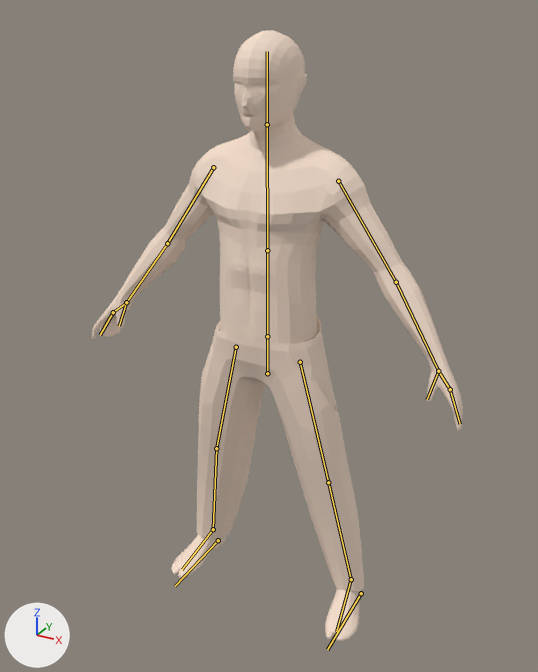
Before and after pictures for a commit that changed the Blender file Madhouse/Assets/Models/Agent_modeled_half_mirror .blend.
The view is the same before and after, from a camera (50 mm lens) standing at (2.31, -4.19, 4.32) and looking at (0.28, -0.49, 2.48). The lights are fixed; the arrows at lower left show +X, +Y and +Z. The bones that bend it are drawn over the model as lines.
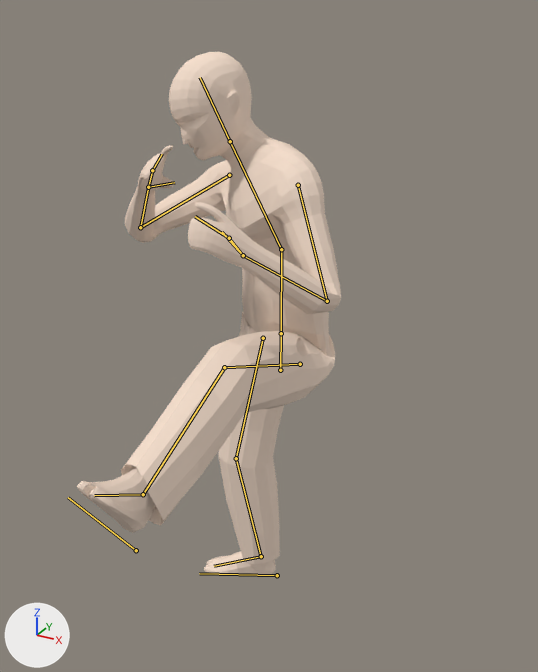
The newer file adds an action. The first version stands in its rest pose; the second is drawn at frame 66 of the action 'Attack.003'.

Patch to the scene script:
```diff
--- a/Madhouse/Assets/Models/Agent_modeled_half_mirror .blend.py
+++ b/Madhouse/Assets/Models/Agent_modeled_half_mirror .blend.py
@@ bone_controller @@
 bone_controller = bpy.data.objects['Armature'].pose.bones['Controller']
-bone_controller.location = (0.0, 0.0, 0.0)
-bone_controller.rotation_quaternion = (1.0, 0.0, 0.0, 0.0)  # degrees (0, 0, 0)
+bone_controller.location = (0.38, -0.08, 0.06)
+bone_controller.rotation_quaternion = (0.961, 0.0, -0.266, 0.0)  # degrees (0, -31, 0)
@@ bone_oberkorper @@
 bone_oberkorper = bpy.data.objects['Armature'].pose.bones['Oberkorper']  # child of 'Hufte'
-bone_oberkorper.rotation_quaternion = (1.0, 0.0, 0.0, 0.0)  # degrees (0, 0, 0)
+bone_oberkorper.rotation_quaternion = (0.975, -0.055, 0.008, 0.208)  # degrees (-6, 2, 24)
@@ bone_pull_l @@
 bone_pull_l = bpy.data.objects['Armature'].pose.bones['Pull.l']
-bone_pull_l.location = (0.0, 0.0, 0.0)
+bone_pull_l.location = (3.29, 0.06, -1.46)
@@ bone_arm_ik_l @@
 bone_arm_ik_l = bpy.data.objects['Armature'].pose.bones['Arm IK.l']
-bone_arm_ik_l.location = (0.0, 0.0, 0.0)
+bone_arm_ik_l.location = (-1.94, -1.75, -2.36)
@@ bone_bone @@
 bone_bone = bpy.data.objects['Armature'].pose.bones['Bone']
-bone_bone.location = (0.0, 0.0, 0.0)
-bone_bone.rotation_quaternion = (1.0, 0.0, 0.0, 0.0)  # degrees (0, 0, 0)
+bone_bone.location = (4.74, 5.51, -0.85)
+bone_bone.rotation_quaternion = (0.886, -0.032, -0.034, -0.464)  # degrees (-1, -5, -55)
@@ bone_pull_r_001 @@
 bone_pull_r_001 = bpy.data.objects['Armature'].pose.bones['Pull.r.001']
-bone_pull_r_001.location = (0.0, 0.0, 0.0)
+bone_pull_r_001.location = (0.0, 0.07, 0.54)
@@ bone_arm_ik_r_001 @@
 bone_arm_ik_r_001 = bpy.data.objects['Armature'].pose.bones['Arm IK.r.001']
-bone_arm_ik_r_001.location = (0.0, 0.0, 0.0)
+bone_arm_ik_r_001.location = (1.54, -1.09, 2.54)
@@ bone_arm_pull_001 @@
 bone_arm_pull_001 = bpy.data.objects['Armature'].pose.bones['Arm Pull.001']
-bone_arm_pull_001.location = (0.0, 0.0, 0.0)
+bone_arm_pull_001.location = (-0.16, 0.0, 0.0)
@@ bone_bone_001 @@
 bone_bone_001 = bpy.data.objects['Armature'].pose.bones['Bone.001']
-bone_bone_001.location = (0.0, 0.0, 0.0)
-bone_bone_001.rotation_quaternion = (1.0, 0.0, 0.0, 0.0)  # degrees (0, 0, 0)
+bone_bone_001.location = (-0.05, 0.29, 1.62)
+bone_bone_001.rotation_quaternion = (0.85, -0.521, 0.0, 0.0)  # degrees (-63, 0, 0)
```

What differs and where, as boxes [x1, y1, x2, y2] in the pictures (538 x 672 px):
'Cube.001', posed (29% narrower, 14% shorter): before [92, 30, 463, 641]; after [77, 52, 341, 577]
bone 'Controller', root to tip: before (267, 373) to (267, 336); after (280, 370) to (281, 333)
bone 'Oberkorper', root to tip: before (267, 250) to (267, 124); after (281, 249) to (230, 141)
bone 'Bone', root to tip: before (361, 593) to (327, 649); after (136, 550) to (68, 497)
bone 'Bone.001', root to tip: before (218, 540) to (175, 586); after (277, 575) to (199, 573)
